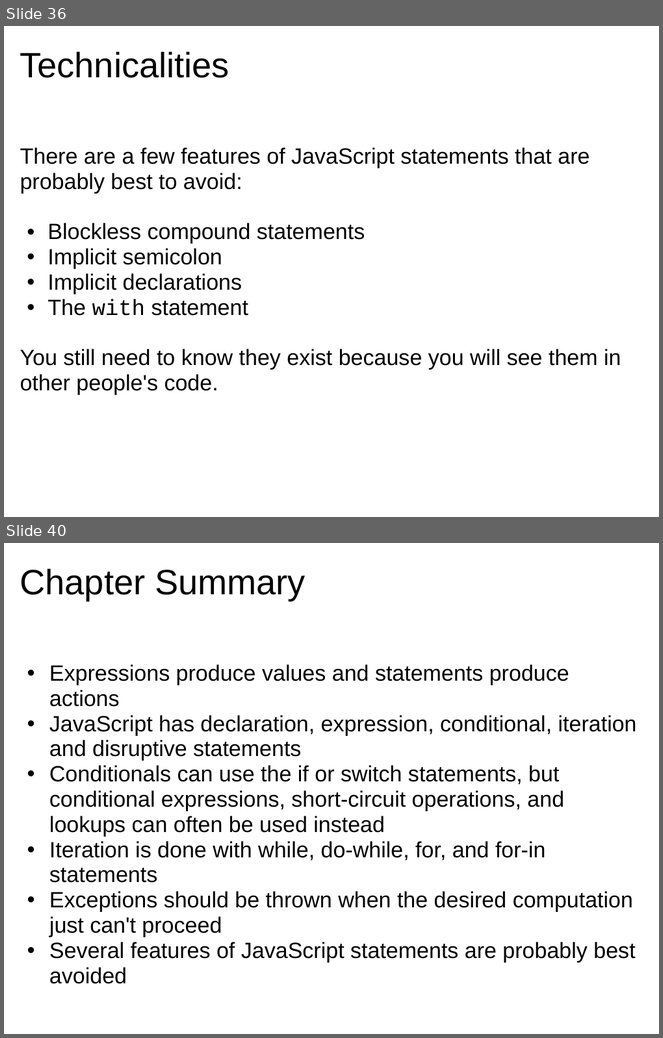
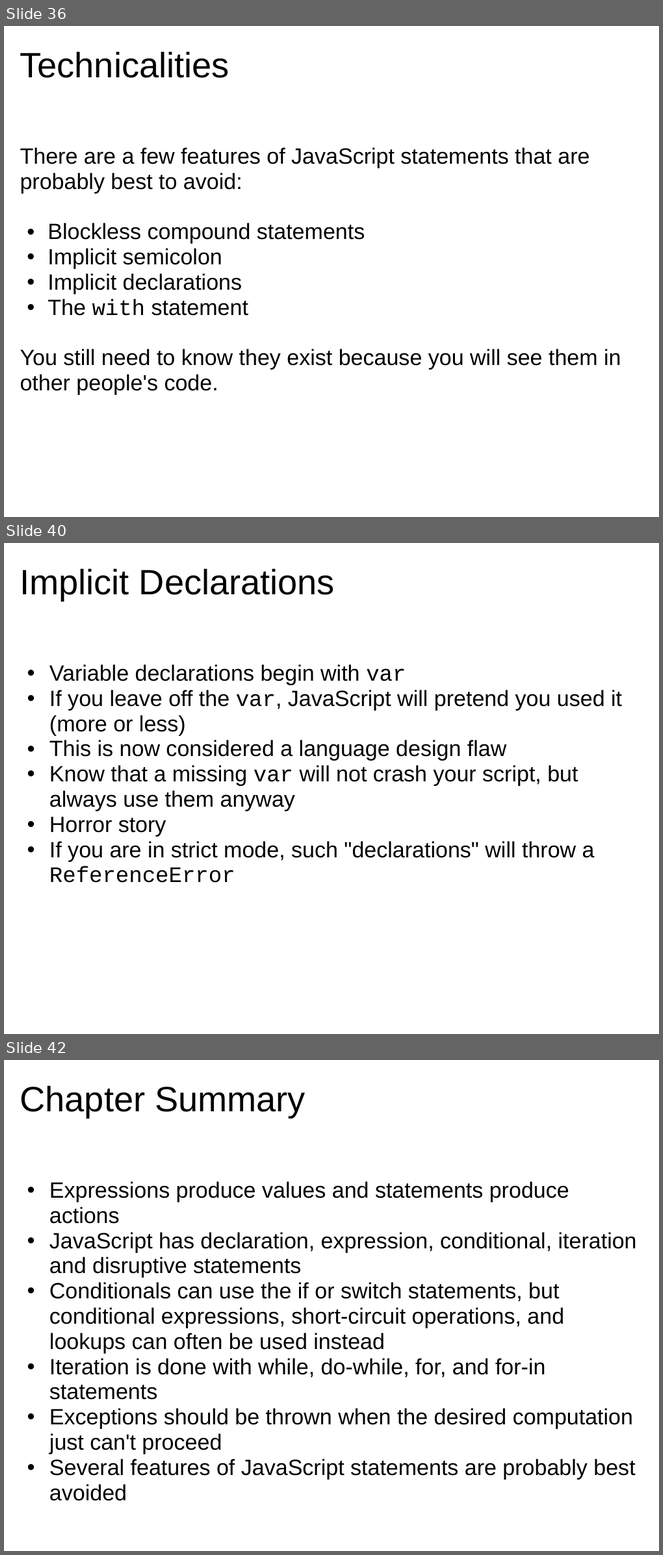
Before and after one commit to dondi/javascript-book, a slide deck: presentations/Chapter_4_Presentation.ppt. Shown one above the other, each under a label of ours: slides 36 and 40 before the commit, slides 36, 40 and 42 after it; the slides between them are not shown. The pictures are 663x1038 and 663x1555 pixels, drawn with LibreOffice and Linux fonts; fonts in the diff are those of the drawing; background and template pictures are left out. Boxes give left, top, right and bottom in pixels: in the first picture for what was removed or moved away, otherwise in the second. Text is boxed around its words. In the diff, an @@ line names an element or a change of style, - is before the commit and + after.

```diff
--- a/presentations/Chapter_4_Presentation.ppt
+++ b/presentations/Chapter_4_Presentation.ppt
@@ slide 40 added at box(4, 543, 659, 1034), background picture (left out) @@
@@ title added at box(20, 568, 335, 601), 43 pt, text #000000 @@
+Implicit Declarations
@@ text added at box(50, 665, 622, 883), 27 pt, text #000000 @@
+• Variable declarations begin with var
+• If you leave off the var, JavaScript will pretend you used it (more or less)
+• This is now considered a language design flaw
+• Know that a missing var will not crash your script, but always use them anyway
+• Horror story
+• If you are in strict mode, such "declarations" will throw a ReferenceError
@@ what was slide 40 is now slide 42 @@
```
Also in this commit, not shown: 4 other slides added, 3 slides removed.
